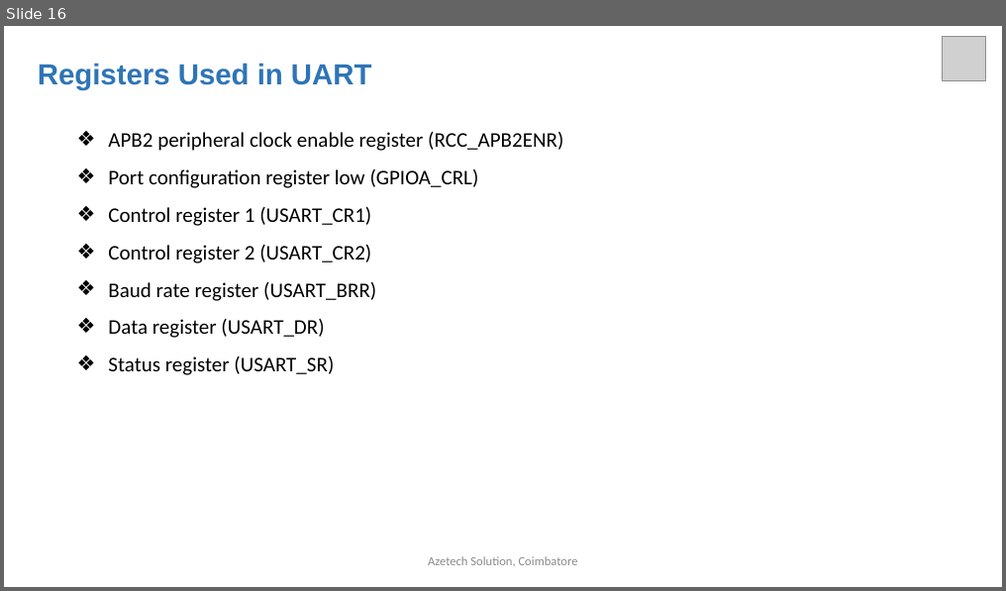
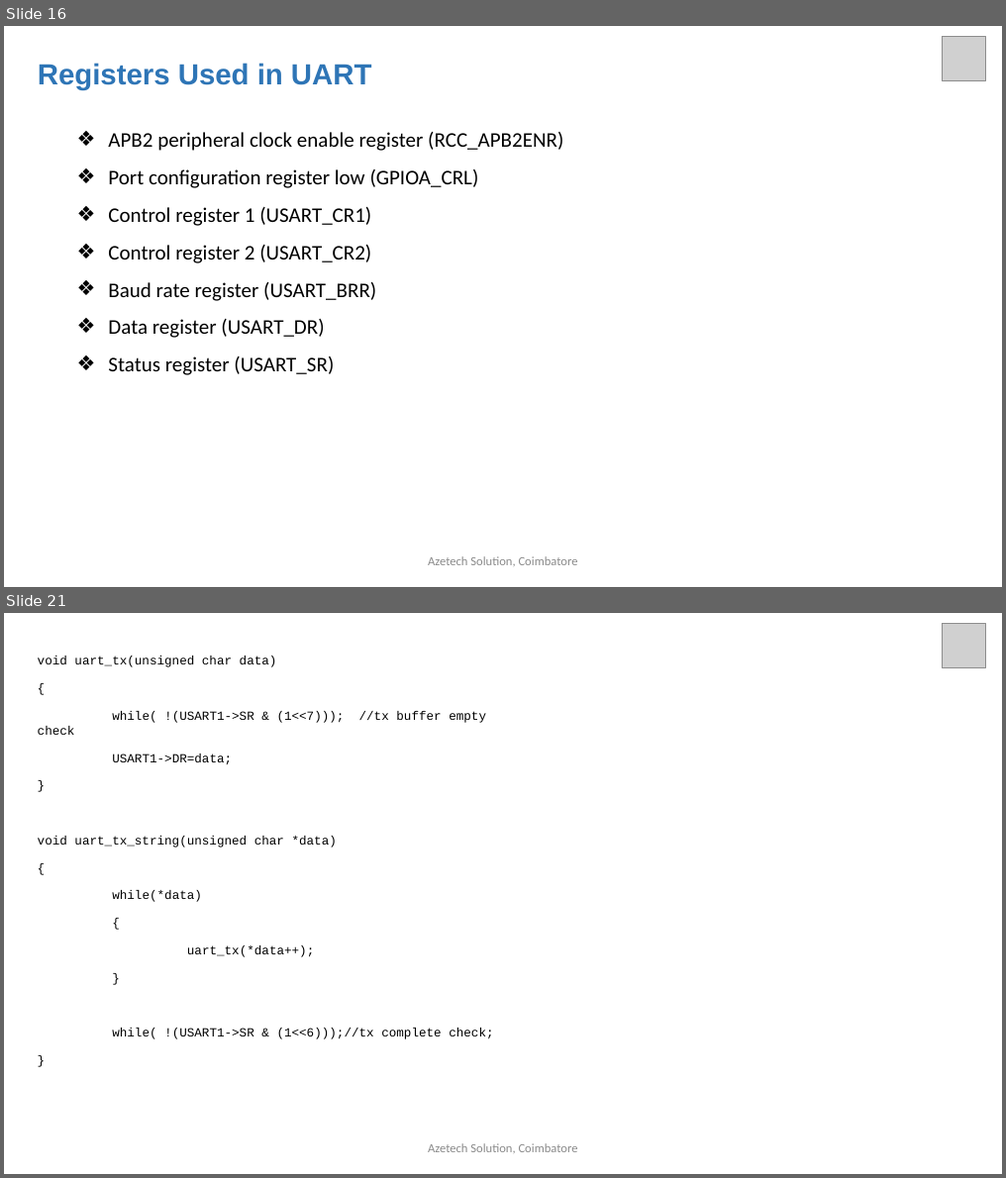
Before and after one commit to arulnelson/AZETECH-CLASS-NOTES, a slide deck: STM32_DOCS/STM32_UART.pptx. Shown one above the other, each under a label of ours: slide 16 before the commit, slides 16 and 21 after it; the slides between them are not shown. The pictures are 1006x591 and 1006x1178 pixels, drawn with LibreOffice and Linux fonts; fonts in the diff are those of the drawing; grey boxes stand for pictures. Boxes give left, top, right and bottom in pixels: in the first picture for what was removed or moved away, otherwise in the second. Text is boxed around its words. In the diff, an @@ line names an element or a change of style, - is before the commit and + after.

```diff
--- a/STM32_DOCS/STM32_UART.pptx
+++ b/STM32_DOCS/STM32_UART.pptx
@@ slide 21 added at <box>4,613,1002,1174</box>, background #FFFFFF @@
@@ picture added at <box>943,624,986,667</box> @@
@@ text added at <box>38,656,493,1040</box>, 12 pt, text #000000 @@
+void uart_tx(unsigned char data)
+{
+while( !(USART1->SR & (1<<7))); //tx buffer empty check
+USART1->DR=data;
+}
+void uart_tx_string(unsigned char *data)
+{
+while(*data)
+{
+uart_tx(*data++);
+}
+while( !(USART1->SR & (1<<6)));//tx complete check;
+}
@@ text added at <box>428,1144,578,1154</box>, 12 pt, text #8C8C8C @@
+Azetech Solution, Coimbatore
```
Also in this commit, not shown: 4 slides changed, 1 other slide added.
